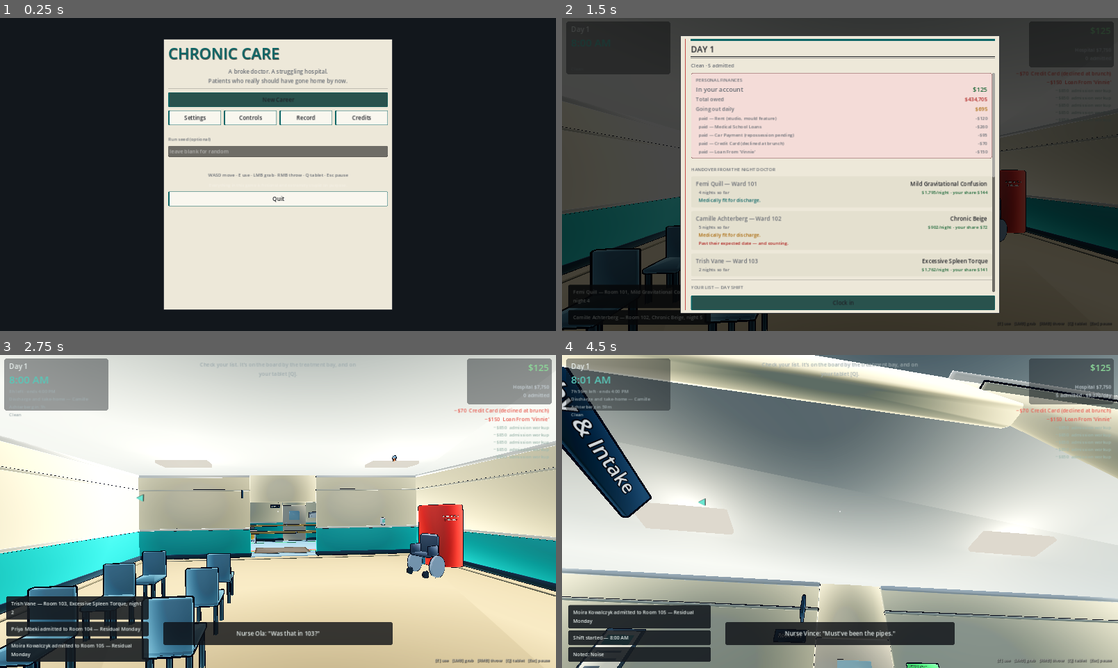
Above: before the commit, frames 1-4 (two rows, left to right).
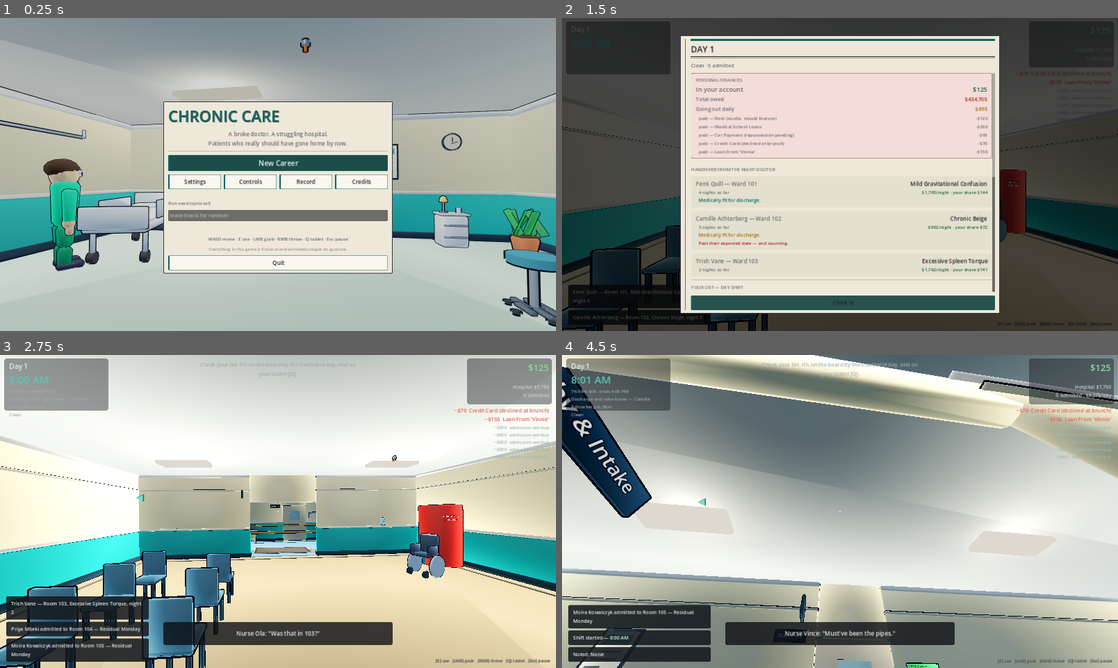
Above: after the commit, the same moments.

Repository: masonobegi/crypts-of-chaos
Game: Godot game, scene res://scenes/Boot.tscn
Same seed, same stepped clock (60 frames per second), same inputs: the game is played once before the commit and once after it.
Inputs (mouse positions are in pixels of both pictures, inside the frame that each line leads up to):
- Up to frame 1 (0.25 s): no input
- Up to frame 2 (1.5 s): click "New Career" at 0.5 s; click "Read the morning brief" at 1.25 s
- Up to frame 3 (2.75 s): click "Clock in" at 2 s
- Up to frame 4 (4.5 s): tap Enter at 2.75 s; move the mouse to (867, 511) at 2.77 s; hold Shift (sprint) 2.78-3.53 s; hold W (move_forward) from 2.78 s (still down); click (867, 511) at 2.92 s; tap Space (jump) at 3.02, 3.77 s; move the mouse to (812, 511) at 3.52 s; tap T (chart) at 3.6 s; click (812, 511) at 3.67 s; tap Shift (sprint) at 3.8 s; move the mouse to (851, 505) at 4.27 s; hold Ctrl (crouch) from 4.28 s (still down); click (851, 505) at 4.42 s

The runs differ from the first frame. In frame 1, 84% of the frame differs, in the area x 0-100%, y 0-100%; in frame 2, nothing differs; in frame 3, less than 0.1%; in frame 4, less than 0.1%.

Commit message:
A title screen that looks like the game
The menu was a panel on a flat dark rectangle, which is a strange first thing
to show somebody about a game whose whole look is a bright cartoon hospital. It
now renders a corner of a ward into a SubViewport behind the panel — wall with
rail and skirting, a bed, a nurse standing over it, a cabinet, a plant, a clock,
a lit ceiling panel — with the camera drifting on two periods so it never
quite repeats.

Everything is composed out to the sides because the panel covers the middle
two-fifths, and the camera is aimed slightly up because level at eye height
fills the bottom half of the frame with empty floor.

The nurse fell out of the world in the first version, silently and with no
error: the floor was Build.box_mi, which is a mesh with no collider, and she is
a CharacterBody3D. It is Build.wall now.

Courtroom replies are the buttons themselves rather than a heading with a
"Say it" under it — the same fix the patient card got.

2202 assertions, 132 smoke checks, 45 live checks, boot check.

Co-Authored-By: Claude Opus 5 <noreply@anthropic.com>
Claude-Session: https://claude.ai/code/session_012v14cF2GepYx5imtAqBXn5

Diff:
--- a/scripts/ui/main_menu.gd
+++ b/scripts/ui/main_menu.gd
@@ -10,12 +10,12 @@
 	# The title screen had no sound at all, which is the first thing anybody
 	# hears of this game and it was nothing.
 	AudioMgr.play_music("evening")
-	var bg := ColorRect.new()
-	bg.color = Color(0.07, 0.09, 0.11)
-	bg.set_anchors_and_offsets_preset(Control.PRESET_FULL_RECT)
-	add_child(bg)
+	_backdrop()
 
-	var panel := UIKit.center_panel(660, 780)
+	# Short on purpose. A PanelContainer grows to fit, so this is a floor and
+	# not a ceiling — the panel is exactly as tall as what is in it, which is
+	# different on a first run and a hundredth.
+	var panel := UIKit.center_panel(660, 420)
 	add_child(panel)
 	var v := UIKit.vbox(10)
 	panel.add_child(v)
@@ -25,7 +25,15 @@
 		16, UIKit.INK_DIM, HORIZONTAL_ALIGNMENT_CENTER))
 	v.add_child(UIKit.rule())
 
-	v.add_child(UIKit.button("New Career", _new_career, Color(0.16, 0.32, 0.30)))
+	var go := UIKit.button("New Career", _new_career, Color(0.11, 0.30, 0.29))
+	go.add_theme_font_size_override("font_size", 20)
+	# The one dark button on a page of pale ones needs its own text colour, or
+	# it is ink on ink and the most important control on the screen is the least
+	# readable one.
+	for state in ["font_color", "font_hover_color", "font_pressed_color",
+			"font_focus_color"]:
+		go.add_theme_color_override(state, Color(0.92, 0.98, 0.96))
+	v.add_child(go)
 	if SaveSystem.has_save(SaveSystem.AUTOSAVE):
 		var info := SaveSystem.list_saves()
 		var label := "Continue"
@@ -78,8 +86,37 @@
 		13, UIKit.INK_DIM, HORIZONTAL_ALIGNMENT_CENTER))
 	v.add_child(UIKit.label(
 		"Everything in this game is fictional and extremely stupid on purpose.",
-		12, Color(1, 1, 1, 0.28), HORIZONTAL_ALIGNMENT_CENTER))
+		12, Color(UIKit.INK.r, UIKit.INK.g, UIKit.INK.b, 0.45),
+		HORIZONTAL_ALIGNMENT_CENTER))
 	v.add_child(UIKit.button("Quit", func(): get_tree().quit()))
+
+## The title screen looks through a window into the building.
+##
+## A panel on a flat dark rectangle is a strange first thing to show somebody
+## about a game whose whole look is a bright cartoon hospital, so this renders a
+## corner of a ward into a SubViewport and puts the menu on top of it. Needs its
+## own World3D — the menu scene is a Control tree with no 3D world of its own,
+## and without this the room would have nowhere to exist.
+func _backdrop() -> void:
+	var holder := SubViewportContainer.new()
+	holder.stretch = true
+	holder.set_anchors_and_offsets_preset(Control.PRESET_FULL_RECT)
+	holder.mouse_filter = Control.MOUSE_FILTER_IGNORE
+	add_child(holder)
+	var vp := SubViewport.new()
+	vp.own_world_3d = true
+	vp.transparent_bg = false
+	vp.render_target_update_mode = SubViewport.UPDATE_ALWAYS
+	vp.msaa_3d = Viewport.MSAA_2X
+	holder.add_child(vp)
+	vp.add_child(MenuScene.new())
+	# A scrim, because the panel has to be readable over whatever the camera
+	# happens to be pointing at and the camera is deliberately not still.
+	var scrim := ColorRect.new()
+	scrim.color = Color(0.05, 0.08, 0.11, 0.18)
+	scrim.set_anchors_and_offsets_preset(Control.PRESET_FULL_RECT)
+	scrim.mouse_filter = Control.MOUSE_FILTER_IGNORE
+	add_child(scrim)
 
 func _new_career() -> void:
 	var s := 0
--- /dev/null
+++ b/scripts/ui/menu_scene.gd
@@ -0,0 +1,172 @@
+class_name MenuScene
+extends Node3D
+## The title screen's window into the building.
+##
+## The menu used to be a panel on a flat dark rectangle, which is a strange
+## first thing to show somebody about a game whose entire look is a bright
+## cartoon hospital. This is a corner of a ward, built from the same primitives
+## and lit the same way, with the camera drifting slowly across it behind the
+## panel — so the first frame of the game looks like the game.
+##
+## It is deliberately a *vignette* and not the real hospital: the real one is
+## sixty-two metres of building with navigation and staff in it, and the title
+## screen has no business paying for that before you have pressed anything.
+
+const WALL_H := 3.0
+const HALF_X := 5.0
+const HALF_Z := 3.6
+
+var cam: Camera3D = null
+var _t := 0.0
+
+func _ready() -> void:
+	_room()
+	_furnish()
+	_people()
+	_light()
+	_camera()
+
+# ------------------------------------------------------------------ the room
+func _room() -> void:
+	# Build.wall, not box_mi: this needs a COLLIDER. The nurse is a
+	# CharacterBody3D and falls at 9.8 m/s² through a floor that is only a mesh,
+	# so the first version of this shot had nobody in it and no error to say why.
+	add_child(Build.wall(Vector3(HALF_X * 2.0, 0.2, HALF_Z * 2.0), Build.FLOOR_A,
+		Vector3(0, -0.1, 0), 0.0, 0.0))
+	add_child(Build.box_mi(Vector3(HALF_X * 2.0, 0.14, HALF_Z * 2.0), Build.CEILING,
+		Vector3(0, WALL_H + 0.07, 0), 0.9, 0.0))
+	_wall(Vector3(HALF_X * 2.0, WALL_H, 0.2), Vector3(0, 0, -HALF_Z), true)
+	_wall(Vector3(0.2, WALL_H, HALF_Z * 2.0), Vector3(-HALF_X, 0, 0), false)
+	_wall(Vector3(0.2, WALL_H, HALF_Z * 2.0), Vector3(HALF_X, 0, 0), false)
+
+## The same two-tone wall the hospital builds, with the rail and skirting that
+## are most of why its rooms read as built rather than generated.
+func _wall(size: Vector3, at: Vector3, horizontal: bool) -> void:
+	var lower := 1.1
+	add_child(Build.box_mi(Vector3(size.x, lower, size.z), Build.WALL_LOWER,
+		at + Vector3(0, lower * 0.5, 0), 0.9, 0.0))
+	add_child(Build.box_mi(Vector3(size.x, WALL_H - lower, size.z), Build.WALL_UPPER,
+		at + Vector3(0, lower + (WALL_H - lower) * 0.5, 0), 0.9, 0.0))
+	var out := Vector3(0, 0, 0.1) if horizontal else Vector3(0.1, 0, 0)
+	var rail := Vector3(size.x, 0.075, 0.11) if horizontal else Vector3(0.11, 0.075, size.z)
+	var skirt := Vector3(size.x, 0.16, 0.14) if horizontal else Vector3(0.14, 0.16, size.z)
+	var cornice := Vector3(size.x, 0.13, 0.16) if horizontal else Vector3(0.16, 0.13, size.z)
+	for side in [1.0, -1.0]:
+		add_child(Build.box_mi(rail, Color(0.95, 0.93, 0.86),
+			at + out * side + Vector3(0, lower, 0), 0.55))
+		add_child(Build.box_mi(skirt, Color(0.17, 0.22, 0.27),
+			at + out * side + Vector3(0, 0.08, 0), 0.6))
+		add_child(Build.box_mi(cornice, Color(0.97, 0.96, 0.93),
+			at + out * side + Vector3(0, WALL_H - 0.07, 0), 0.5))
+
+# ------------------------------------------------------------------ contents
+func _furnish() -> void:
+	var bed := PatientBed.new()
+	add_child(bed)
+	bed.build()
+	# The one thing in here that would otherwise roll away on its own.
+	bed.freeze = true
+	# Everything worth looking at is pushed OUT to the sides. The menu panel
+	# covers the middle two-fifths of the screen, so anything composed into the
+	# centre of the shot is a thing nobody will ever see.
+	bed.position = Vector3(-3.05, 0, -1.5)
+	bed.rotation.y = 0.28
+
+	Dressing.overbed_table(self, Vector3(-1.75, 0, -1.2), 0.2)
+	Dressing.curtain(self, Vector3(-4.3, 0, -0.2), 2.4, PI * 0.5)
+	Dressing.cabinet(self, Vector3(3.3, 0, -2.9), 0.0)
+	Dressing.plant(self, Vector3(4.35, 0, -2.4), 1.15)
+	Dressing.stool(self, Vector3(2.75, 0, 0.1))
+	Dressing.water_cooler(self, Vector3(4.35, 0, 0.9), -PI * 0.5)
+	Dressing.bin(self, Vector3(-4.4, 0, 1.6))
+	Dressing.floor_mat(self, Vector3(0.4, 0, 2.4), Vector2(1.8, 1.1))
+
+	Dressing.oxygen_panel(self, Vector3(-3.05, 1.5, -HALF_Z + 0.1), 0.0)
+	Dressing.sharps(self, Vector3(-1.6, 1.35, -HALF_Z + 0.1), 0.0)
+	Dressing.poster(self, Vector3(2.1, 1.85, -HALF_Z + 0.1), 0.0)
+	Dressing.clock(self, Vector3(3.6, 2.3, -HALF_Z + 0.1), 0.0)
+	Dressing.wall_art(self, Vector3(-HALF_X + 0.1, 1.95, 0.9), PI * 0.5)
+	Dressing.whiteboard(self, Vector3(HALF_X - 0.1, 1.9, 0.6), -PI * 0.5)
+	Dressing.dispenser(self, Vector3(HALF_X - 0.1, 1.5, -1.9), -PI * 0.5)
+	Dressing.sprinkler(self, Vector3(0.4, WALL_H - 0.1, 0.4))
+	Dressing.vent(self, Vector3(0.6, 2.55, -HALF_Z + 0.1), 0.0)
+
+## One person, standing where a nurse stands. A room with nobody in it reads as
+## a screenshot of a level; a room with somebody breathing in it reads as a
+## place with a job going on in it, which is what the game is about.
+func _people() -> void:
+	var n := NPCBody.new()
+	n.display = ""
+	n.set_colours(Color(0.88, 0.73, 0.60), Build.SCRUB_GREEN, Color(0.22, 0.16, 0.13))
+	add_child(n)
+	n.position = Vector3(-3.55, 0, -0.35)
+	# Facing the bed, which is the whole reason to have her in the shot.
+	n.rotation.y = 2.59
+
+func _light() -> void:
+	var we := WorldEnvironment.new()
+	var env := Environment.new()
+	env.background_mode = Environment.BG_COLOR
+	env.background_color = Color(0.10, 0.13, 0.16)
+	env.ambient_light_source = Environment.AMBIENT_SOURCE_COLOR
+	# The menu has no sky, so ambient has to come off the colour — see the note
+	# in NightSystem._set_night_look for the half-day this cost the first time.
+	env.ambient_light_sky_contribution = 0.0
+	env.ambient_light_color = Color(0.74, 0.84, 0.92)
+	env.ambient_light_energy = 1.05
+	env.tonemap_mode = Environment.TONE_MAPPER_FILMIC
+	env.tonemap_exposure = 0.80
+	env.tonemap_white = 2.6
+	env.adjustment_enabled = true
+	env.adjustment_saturation = 1.22
+	env.adjustment_contrast = 1.06
+	env.glow_enabled = true
+	env.glow_intensity = 0.22
+	env.glow_bloom = 0.03
+	env.glow_hdr_threshold = 1.3
+	we.environment = env
+	add_child(we)
+
+	var key := DirectionalLight3D.new()
+	key.rotation_degrees = Vector3(-48, -34, 0)
+	key.light_energy = 0.9
+	key.light_color = Color(1.0, 0.98, 0.94)
+	add_child(key)
+
+	var panel := Node3D.new()
+	add_child(panel)
+	panel.position = Vector3(-1.2, WALL_H - 0.12, -1.0)
+	panel.add_child(Build.mi(Build.box_mesh(Vector3(1.5, 0.10, 0.42)),
+		Build.unshaded(Color(1.0, 0.98, 0.90)), Vector3.ZERO))
+	var lamp := OmniLight3D.new()
+	lamp.light_color = Color(1.0, 0.96, 0.88)
+	lamp.light_energy = 3.2
+	lamp.omni_range = 9.0
+	lamp.position = Vector3(0, -0.3, 0)
+	panel.add_child(lamp)
+
+func _camera() -> void:
+	cam = Camera3D.new()
+	cam.fov = 62.0
+	cam.current = true
+	add_child(cam)
+	_aim(0.0)
+
+## A slow drift rather than a fixed shot. Two different periods so it never
+## quite repeats, and small enough that it reads as a room being looked at
+## rather than as a camera being moved.
+func _process(delta: float) -> void:
+	_t += delta
+	_aim(_t)
+
+func _aim(t: float) -> void:
+	if cam == null:
+		return
+	cam.position = Vector3(
+		0.55 + sin(t * 0.11) * 0.70,
+		1.38 + sin(t * 0.077) * 0.08,
+		2.95 + cos(t * 0.13) * 0.30)
+	# Aimed slightly UP. A camera at eye height looking level at a room fills
+	# the bottom half of the frame with empty floor, and the bottom half of the
+	# frame is the half the panel does not cover.
+	cam.look_at(Vector3(-0.35 + sin(t * 0.09) * 0.30, 1.52, -2.2), Vector3.UP)
--- a/scripts/ui/screen_court.gd
+++ b/scripts/ui/screen_court.gd
@@ -183,10 +183,17 @@
 func _reply_button(key: String) -> Control:
 	var spec: Dictionary = LegalSystem.REPLIES[key]
 	var used := _said.count(key)
-	var p := UIKit.panel(UIKit.PANEL_LIGHT, 6)
+	var tint: Color = UIKit.ACCENT if used == 0 else UIKit.INK_DIM
+	var p := UIKit.panel(UIKit.PANEL_LIGHT, 6, 2, tint)
 	var bv := UIKit.vbox(2)
-	bv.add_child(UIKit.label(String(spec["label"]), 16,
-		UIKit.INK if used == 0 else UIKit.INK_DIM))
+	# The line you would say IS the button. A heading with a "Say it" underneath
+	# names every choice twice and puts the click somewhere other than the words
+	# you are choosing — the same thing that made the patient screen unreadable.
+	var b := UIKit.button(String(spec["label"]), func(): _say(key), UIKit.PANEL_LIGHT)
+	b.add_theme_font_size_override("font_size", 17)
+	b.add_theme_color_override("font_color", tint)
+	b.alignment = HORIZONTAL_ALIGNMENT_LEFT
+	bv.add_child(b)
 	bv.add_child(UIKit.label(String(spec["note"]), 13, UIKit.INK_DIM,
 		HORIZONTAL_ALIGNMENT_LEFT, true))
 	# Saying it again is allowed and is worth less every time. Shown, because a
@@ -195,7 +202,6 @@
 		bv.add_child(UIKit.label(
 			"You have said this once already." if used == 1
 			else "You have said this %d times." % used, 12, UIKit.WARN))
-	bv.add_child(UIKit.button("Say it", func(): _say(key)))
 	p.add_child(bv)
 	return p
 
--- a/tests/shot_impl.gd
+++ b/tests/shot_impl.gd
@@ -82,10 +82,9 @@
 		night.finish(false)
 		if game.ui != null:
 			game.ui.close()
-		print("captured %d frames to %s" % [
-			SHOTS.size() + UI_SHOTS.size() + STREET_SHOTS.size(),
-			ProjectSettings.globalize_path(out_dir)])
-		return true
+		phase = "menu"
+		settle = 0
+		return false
 	# Street coordinates are written as if the street were at the origin; it is
 	# not (see Street.ORIGIN), so both ends of every shot carry the offset.
 	var shot: Array = STREET_SHOTS[street_index]
@@ -99,6 +98,35 @@
 	street_index += 1
 	settle = 6
 	return false
+
+## The title screen, which is the one screen a player is guaranteed to see and
+## the only one that was never photographed. It is its own scene, so it has to
+## be stood up next to the game and the game put away behind it.
+var _menu: Node = null
+
+func _tick_menu() -> bool:
+	if _menu == null:
+		game.visible = false
+		if game.ui != null:
+			game.ui.close()
+			# game.visible hides the 3D; the HUD is a CanvasLayer and does not
+			# care what the node above it is doing.
+			game.ui.visible = false
+		_menu = load("res://scenes/MainMenu.tscn").instantiate()
+		tree.root.add_child(_menu)
+		settle = 0
+		return false
+	settle += 1
+	# Long enough that the drift has moved off its first frame and every light
+	# has settled.
+	if settle < 30:
+		return false
+	tree.root.get_texture().get_image().save_png("%s/00_menu.png" % out_dir)
+	print("  shot: 00_menu")
+	print("captured %d frames to %s" % [
+		SHOTS.size() + UI_SHOTS.size() + STREET_SHOTS.size() + 1,
+		ProjectSettings.globalize_path(out_dir)])
+	return true
 
 ## name, position, look-at
 func _tick_ui() -> bool:
@@ -536,6 +564,8 @@
 		return false
 	if phase == "street":
 		return _tick_street()
+	if phase == "menu":
+		return _tick_menu()
 	if index >= SHOTS.size():
 		return _tick_ui()
 
Not shown, changed: PROGRESS_LOG.md
